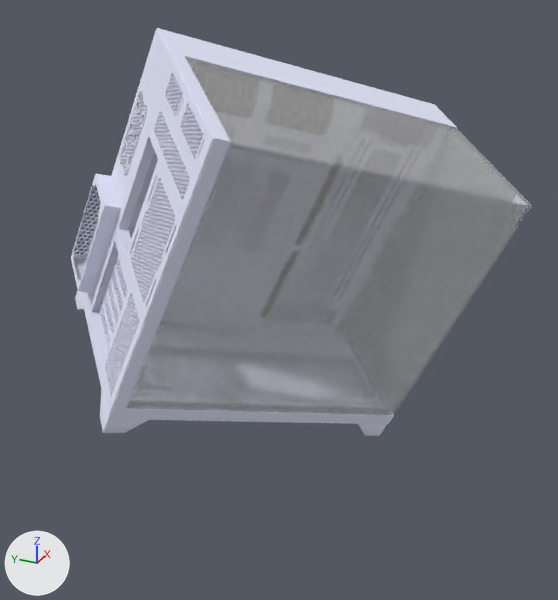
The glTF model models/case.glb: old version first, new version second.
Rendered twice from a camera (50 mm lens) standing at (-0.655, -0.296, 0.279) and looking at (-0.013, -0.007, -0.042). Lighting does not change. The marker at lower left points along +X, +Y and +Z. The older version comes first.

The first picture shows 'BackPanelCirculation_BaseMaterial_0', 'Base_Case_BaseMaterial_0', 'Foot_BaseMaterial_0', 'Glass_GlassMaterial_0', 'HexagonalCirculation_BaseMaterial_0', 'PlateForMotherBoard_BaseMaterial_0' and 5 more.
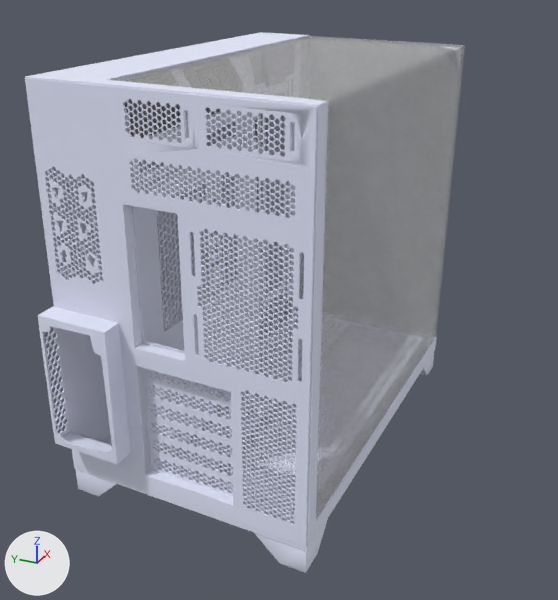
ob_normalized_case is not drawn itself; it is the parent of ob_sketchfab_model.

Boxes [x1, y1, x2, y2] around the edits, measured in the pictures (558 x 600 px):
'Glass_GlassMaterial_0', moved: before [127, 57, 532, 415]; after [115, 36, 465, 519]
'Base_Case_BaseMaterial_0', moved: before [71, 28, 457, 424]; after [25, 32, 437, 551]
'BackPanelCirculation_BaseMaterial_0', moved: before [86, 55, 214, 416]; after [97, 85, 317, 547]
'PlateForMotherBoard_BaseMaterial_0', moved (mostly hidden before): before [93, 139, 197, 312]; after [134, 139, 258, 474]
'Foot_BaseMaterial_0', moved: before [75, 290, 387, 436]; after [76, 352, 434, 573]
'HexagonalCirculation_BaseMaterial_0', moved (mostly hidden before): before [165, 176, 190, 237]; after [156, 172, 236, 330]
'Accessories-2_BaseMaterial_0', moved: before [114, 254, 129, 301]; after [144, 380, 232, 424]
'Accessories-3_BaseMaterial_0', moved: before [110, 267, 124, 313]; after [146, 399, 232, 443]
'Accessories-4_BaseMaterial_0', moved: before [106, 279, 120, 326]; after [147, 417, 232, 461]
'Accessories-5_BaseMaterial_0', moved: before [103, 291, 116, 338]; after [149, 435, 233, 480]
'HorizontalBuffer_BaseMaterial_0', moved (not visible before): after [173, 343, 302, 524]
'Accessories-6_BaseMaterial_0', moved: before [99, 302, 111, 349]; after [150, 453, 233, 496]
'VerticalBuffer_BaseMaterial_0', moved (not visible before): after [255, 113, 294, 323]
'HorizontalRubber_RubberMaterial_0', moved (not visible before): after [124, 99, 221, 138]
'Accessories-1_BaseMaterial_0', moved (not visible before): after [143, 368, 231, 404]
'VerticalRubber_RubberMaterial_0', moved (not visible before): after [255, 120, 259, 347]

What the commit changed:
In object 'Normalized_case' (ob_normalized_case), parent is now set to ob_studio_case.
In object 'HexagonalCirculation_BaseMaterial_0' (ob_hexagonalcirculation_basematerial_0), parent goes from ob_hexagonalcirculation_001 to ob_hexagonalcirculation_1.
In object 'HorizontalBuffer_BaseMaterial_0' (ob_horizontalbuffer_basematerial_0), parent goes from ob_horizontalbuffer_001 to ob_horizontalbuffer_1.
In object 'HorizontalRubber_RubberMaterial_0' (ob_horizontalrubber_rubbermaterial_0), parent goes from ob_horizontalrubber_001 to ob_horizontalrubber_1.
In object 'PlateForMotherBoard_BaseMaterial_0' (ob_plateformotherboard_basematerial_0), parent goes from ob_plateformotherboard_001 to ob_plateformotherboard_1.
In object 'VerticalBuffer_BaseMaterial_0' (ob_verticalbuffer_basematerial_0), parent goes from ob_verticalbuffer_001 to ob_verticalbuffer_1.
In object 'VerticalRubber_RubberMaterial_0' (ob_verticalrubber_rubbermaterial_0), parent goes from ob_verticalrubber_001 to ob_verticalrubber_1.
Object 'VerticalRubber_1' (ob_verticalrubber_1) is new.
Its parent is ob_verticalrubber.
Its location is (0.0, 0.0, 0.0).
Object 'VerticalBuffer_1' (ob_verticalbuffer_1) is new.
Its parent is ob_verticalbuffer.
Its location is (0.0, 0.0, 0.0).
Object 'PlateForMotherBoard_1' (ob_plateformotherboard_1) is new.
Its parent is ob_plateformotherboard.
Its location is (0.0, 0.0, 0.0).
Object 'HorizontalRubber_1' (ob_horizontalrubber_1) is new.
Its parent is ob_horizontalrubber.
Its location is (0.0, 0.0, 0.0).
Object 'HorizontalBuffer_1' (ob_horizontalbuffer_1) is new.
Its parent is ob_horizontalbuffer.
Its location is (0.0, 0.0, 0.0).
Object 'HexagonalCirculation_1' (ob_hexagonalcirculation_1) is new.
Its parent is ob_hexagonalcirculation.
Its location is (0.0, 0.0, 0.0).
Object 'Studio_case' (ob_studio_case) is new.
Its parent is ob_custom_nethuna_webar_rig.
Its location is (0.0035, 0.000646, -0.00419).
Its rotation in degrees is (-24, 0, 42).
Its scale is (1.26, 1.24, 1.24).
Object 'Custom_Nethuna_WebAR_Rig' (ob_custom_nethuna_webar_rig) is new.
Its location is (0.0, 0.0, 0.0).
